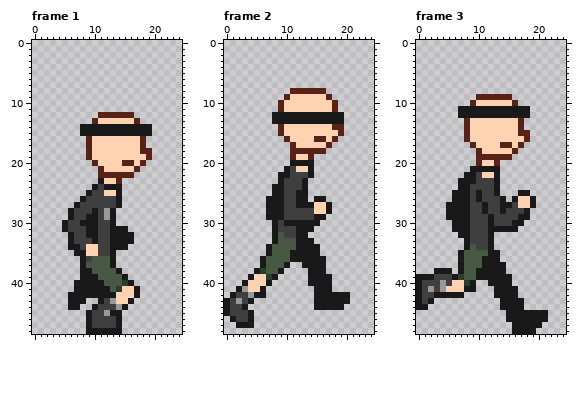
Two states of a pixel-art file, michael_rl_run_strip6.ase. This is how it looked before the edit.
25x49 pixels, 6 frames. Shown: frame 1, frame 2, frame 3. The commit also changed other frames, which this record leaves out.
After the commit:
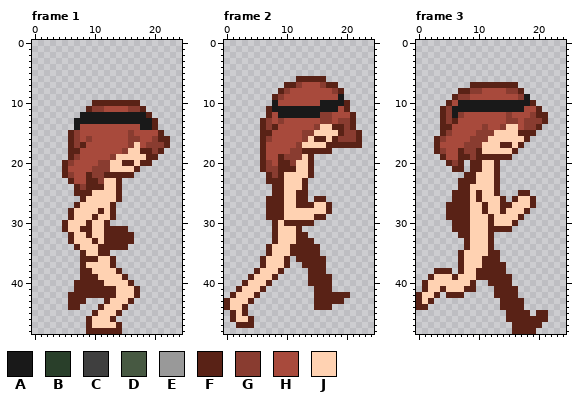
Palette (. is transparent): A #191919  B #293f2a  C #3f3f3f  D #475942  E #999999  F #592216  G #893c30  H #a84a3c  J #ffd2b2
Diff:
layer "water shirt" now hidden
layer "forest hair" now shown
Changed rows in their new state; - is an unchanged pixel.
Frame 1:
first column x 5:
10 -----FFFFFFFF-----
11 ----FGGHHHHGGF----
12 ---AAAAAAAAAAAF---
13 --AAAAAAAAAAAAAF--
14 --AHHHHHHHHHH--F--
15 -FGHHHHHHHHGHHHHF-
16 -FGHGHHHHHHGGHHGFF
17 -FGFHHHHHHHG-HGGGF
18 -FFHHHHHHHG----GF-
19 -FGHHHHHG------F--
20 FGHHHHGG------F---
21 FHHHHGGG----------
22 FGHHFGG-----------
23 -FHHFFG-----------
24 --FGFFFJJF--------
25 --FFFJJ--F--------
26 ---FJJJJJF--------
27 --FJJJJJF.--------
28 -FJJJJFJF---------
29 -FJJJFJJF---------
30 FJJJFJJF.---------
31 FJJFFJJFFFF-------
32 -FJJFJJFFFFF------
33 -FJJJFJFFFFF------
34 -.FJ--FFFFF-------
35 --.F--FF.---------
36 ---FFFJJF---------
37 ---FJJJJF---------
38 ---FFJJJJF--------
39 ---FFFJJJJF-------
40 --FFFFFJJJJF------
41 --FFFFFFFJ--F-----
42 -FFFFFFFF---F-----
43 -FFF--.FJ--F------
44 -FF--.FJJJF-------
45 ----.FJJJF--------
46 ----FJJJF.--------
47 ----FJJJJF--------
48 ----FFFFFF--------
Frame 2:
first column x 0:
 6 ------------FFFFF------
 7 ----------FFGHHHGFF----
 8 ---------FGHHHHHHHGF---
 9 --------FGHHHHHHHHHA---
10 --------AHHHHHHHAAAAF--
11 -------FAAAAAAAAAAAHF--
12 -------FH-------GGHHHF-
13 ------FGHGHHHHHHGGHGGF-
14 ------FGFHHHHHHG----GF-
15 ------FFHHHHHGG-----GGF
16 ------FGHHHHHG-----GGGF
17 ------FHHHHHG-----FFFFF
18 ------FHHHHGG----F-----
19 ------FHHFGGG----------
20 ------FGHFFGJJF--------
21 ------FGGFFF--F--------
22 -------FGFJJJJF--------
23 -------FFFJJJF---------
24 --------FFJJJF---------
25 --------FFJJFF---------
26 -------FFFJJFF-FF------
27 -------FFFJJFFF--F-----
28 -------FFFJJJJJ--F-----
29 -------FFFJJJJJFF------
30 --------FJFFFFF.-------
31 --------FJJJF..--------
32 --------FJJJFF---------
33 --------FJJJFFF--------
34 -------FJJJFFFFF-------
35 -------FJJJFFFFF-------
36 ------FJJJF.FFFFF------
37 ------FJJJF--FFFF------
38 -----FJJJF----FFF------
39 ----F--JF-----FFFF-----
40 ---F---F------FFFF-----
41 --FJ--F--------FFF-----
42 -FJJJF.--------FFFFFF--
43 FJJJF----------FFFFF.--
44 FJJF-----------FFF..---
45 .FJF.------------------
46 -FJJF------------------
47 --FFF------------------
Frame 3:
first column x 0:
 7 ---------FFFFFFFF-----
 8 -------FFGGHHHHGGF----
 9 ------FGGHHHHHHHHGA---
10 -----FHAAAAAAAAAAAAF--
11 ----FGA-----------HHF-
12 ----FGAGHHHHHHHGHHHGFF
13 ----FGFHHHHHHHHGGHGGGF
14 ----FFHHHHHGHHG--HGGF-
15 ----FGHHHHGGG------F--
16 ---FGHHHHGGG----------
17 ---FHHHHGGG-----------
18 ---FGHHFGG------------
19 ----FHHFFG------------
20 -----FGF-F------------
21 ------FF-FFJJF--------
22 --------FFJ--F--------
23 -------FFFJJJF--------
24 -------FFJJJJF--------
25 ------FFFJFJJF---FF---
26 ------FFFJFJJJF-F--F--
27 -----FFFFJJFJJFFJ--F--
28 -----FFFFJJFJJFJJJF---
29 -----FFFFJJJFJJJJF.---
30 ------FFFJJJFJJJF.----
31 ------FFFJJJFFFF.-----
32 -------FFJJJF---------
33 --------FJJJF---------
34 --------FJJJF---------
35 -------FJJJJFF--------
36 -------FJJJFFF--------
37 -------FJJJFFFF-------
38 ---FFF-FJJFFFFF-------
39 ..FJJJFJJJFFFFFF------
40 .FJJJJ--JF--FFFF------
41 .FJJF---FF---FFFF-----
42 FJJF.FFF-----FFFF-----
43 FJF-----------FFFF----
44 FF------------FFFF----
45 ---------------FFFF.FF
46 ---------------FFFFFFF
47 ----------------FFFFF-
48 ----------------FFFF--
